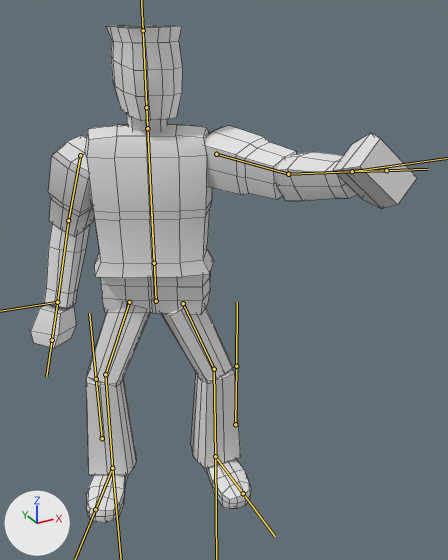
Two versions of the FBX model Assets/Models/Clerk/Clerk.fbx, one commit apart.
Before and after are seen from a 50 mm camera at (-0.86, -2.15, 1.99) aimed at (0.14, -0.32, 1.08). The axes (+X, +Y, +Z) are drawn at lower left. The lights are the same throughout. Both versions are drawn at frame 1 of the action 'Clerk_Bones|Idle.001'; the numbers are the values there. The bones that bend it are drawn over the model as lines. Mesh edges are drawn as thin lines.
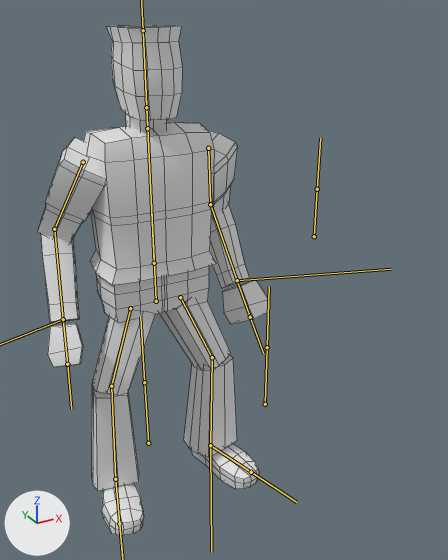
Pixel boxes (x1, y1, x2, y2) of what changed, in the pictures (448 x 560 px):
'Cube', posed (40% narrower): before (31, 25, 417, 523); after (38, 25, 269, 535)
bone 'Bicep_L', root to tip: before (216, 154) to (288, 174); after (208, 148) to (210, 204)
bone 'Forearm_L', root to tip: before (288, 174) to (352, 171); after (210, 204) to (237, 280)
bone 'Hand_L', root to tip: before (352, 171) to (386, 170); after (237, 280) to (250, 317)
bone 'Bicep_R', root to tip: before (80, 155) to (68, 220); after (83, 162) to (54, 229)
bone 'Forearm_R', root to tip: before (68, 220) to (57, 302); after (54, 229) to (63, 319)
bone 'Thigh_L', root to tip: before (183, 303) to (214, 369); after (180, 297) to (212, 357)
bone 'Thigh_R', root to tip: before (129, 302) to (105, 374); after (130, 308) to (111, 386)

The change in detail:
Bone 'Pelvis' (bone_pelvis) turns from (0, -33, 0) to (0, 0, 0) degrees about its own x, y and z.
Bone 'Chest' (bone_chest) turns from (0, 7, 0) to (0, 0, 0) degrees about its own x, y and z.
Bone 'Head' (bone_head) turns from (0, 26, 0) to (0, 0, 0) degrees about its own x, y and z.
Bone 'Bicep_L' (bone_bicep_l) turns from (-13, -75, -34) to (-61, 17, 33) degrees about its own x, y and z.
Bone 'Forearm_L' (bone_forearm_l) turns from (74, 104, 51) to (-78, 62, -127) degrees about its own x, y and z.
Bone 'Hand_L' (bone_hand_l) turns from (1, 21, -5) to (0, 0, 0) degrees about its own x, y and z.
Bone 'Bicep_R' (bone_bicep_r) turns from (-63, -13, -30) to (-61, -17, -33) degrees about its own x, y and z.
Bone 'Forearm_R' (bone_forearm_r) turns from (83, -108, -54) to (-78, -62, 127) degrees about its own x, y and z.
Bone 'Thigh_L' (bone_thigh_l) turns from (-38, -126, 31) to (-56, -115, 45) degrees about its own x, y and z.
Bone 'Thigh_R' (bone_thigh_r) turns from (88, 73, 103) to (-57, 114, -46) degrees about its own x, y and z.
